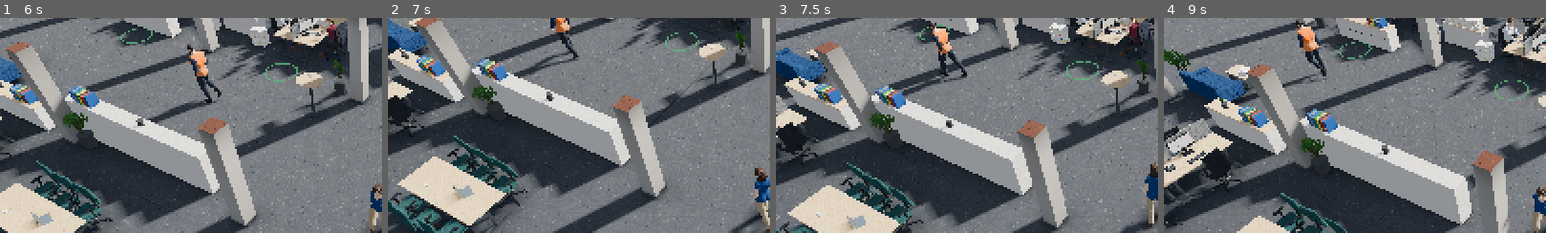
Above: before the commit, frames 1-4 (left to right).
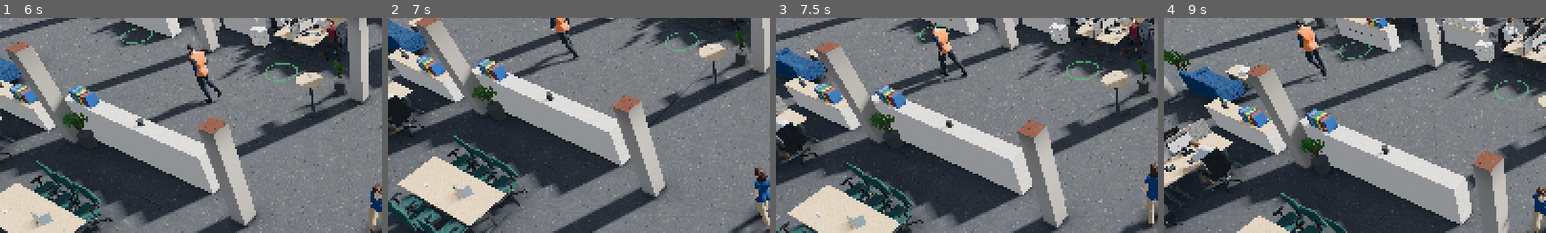
Above: after the commit, the same moments.

Repository: merijnschut98-cell/lean-factory-game
Game: Godot game, scene res://src/ui/title_menu.tscn
Two runs of this game, one before a commit and one after it. Both use one fixed random seed, a clock stepped at 60 frames per second and the inputs below.
Inputs (mouse positions are % of the whole screen's width and height, from its top left):
- Up to frame 1 (6 s): click "Nieuw spel" at 0.5 s; tap Enter at 1.25 s; move the mouse to (72, 45) at 1.27 s; hold D 1.28-2 s; tap 1 at 1.35 s; click (72, 45) at 1.42 s; tap Space at 1.52, 4.52 s; drag from (30, 55) to (45, 70) at 2.02 s; move the mouse to (60, 28) at 2.77 s; hold D 2.78-3.5 s; tap 3 at 2.85 s; drag from (45, 70) to (20, 35) at 3.52 s; move the mouse to (80, 65) at 4.27 s; hold A 4.28-5 s; tap 5 at 4.35 s; drag from (20, 35) to (35, 25) at 5.02 s; move the mouse to (55, 50) at 5.77 s; hold S from 5.78 s (still down); tap 7 at 5.85 s; click (55, 50) at 5.92 s
- Up to frame 2 (7 s): release S at 6.5 s; drag from (35, 25) to (30, 55) at 6.52 s
- Up to frame 3 (7.5 s): move the mouse to (72, 45) at 7.27 s; hold W from 7.28 s (still down); tap 9 at 7.35 s
- Up to frame 4 (9 s): tap Space at 7.52 s; release W at 8 s; drag from (30, 55) to (45, 70) at 8.02 s; move the mouse to (60, 28) at 8.77 s; hold S from 8.78 s (still down); tap E at 8.85 s
The pictures show only the part of the screen within x 0-50%, y 8-58%; the shares and areas given below are measured in that part.

Frame 1 is identical in both runs. In frame 2, 0.1% of the frame differs, in the area x 0-5%, y 35-53%; in frame 3, 0.3%; in frame 4, 1.0%, in the area x 0-15%, y 56-90%.

Commit message:
World: bodies for Rob and Thomas (D9 batch 2); customers need no desk
Rob Verhagen (inkoper) at the north bench of Aansluitingen, Thomas Visser
(accountmanager grootzakelijk) at the Congestiedesk, present once its room
opens. The body test skips customers reached by phone (customer_* archetype).

Co-Authored-By: Claude Opus 5.5 <noreply@anthropic.com>
Claude-Session: https://claude.ai/code/session_018C759XCCMetfCHDHUbymvT

Diff:
--- a/game/assets/characters/cast.json
+++ b/game/assets/characters/cast.json
@@ -134,6 +134,20 @@
                "hair_color": [150, 62, 36], "outfit": "shirt", "eye_color": [70, 90, 70],
                "colors": {"shirt": [236, 226, 200], "trousers": [36, 38, 46]}},
       "office": {"floor": "ground", "seat": "kcc13", "pose": "sit", "headset": true}
+    },
+    {
+      "id": "rob", "name": "Rob Verhagen", "role": "inkoper",
+      "look": {"sex": "m", "height": 1.79, "build": 0.55, "skin": [228, 184, 156], "hair_style": "buzz",
+               "hair_color": [150, 120, 84], "outfit": "shirt", "glasses": true, "eye_color": [80, 96, 110],
+               "stubble": 0.2, "colors": {"shirt": [210, 222, 236], "trousers": [96, 88, 76]}},
+      "office": {"seat": "klant0", "pose": "sit"}
+    },
+    {
+      "id": "thomas", "name": "Thomas Visser", "role": "accountmanager grootzakelijk",
+      "look": {"sex": "m", "height": 1.84, "build": 0.4, "skin": [236, 196, 170], "hair_style": "short",
+               "hair_color": [190, 150, 96], "outfit": "manager", "eye_color": [66, 108, 140],
+               "colors": {"blazer": [40, 56, 92], "shirt": [244, 244, 246], "trousers": [40, 44, 56]}},
+      "office": {"floor": "second", "seat": "congestion0", "pose": "sit"}
     }
   ]
 }
--- a/game/tests/test_office_people.gd
+++ b/game/tests/test_office_people.gd
@@ -228,8 +228,8 @@
 	assert_true(speakers.size() >= 4, "the talks of Act 0–II are read")
 	for id: String in speakers:
 		var person: PersonDef = office.session.people.persons.get(id)
-		if person == null or person.team == "monteurs":
-			continue   # the field crews come in for their missions (Henk, Ahmed: their own entries)
+		if person == null or person.team == "monteurs" or person.archetype.begins_with("customer"):
+			continue   # the field crews come in for their missions; customers are reached by phone
 		assert_false(_cast(id).get("office", {}).is_empty(), "%s has a place in the office's cast" % id)
 		assert_true(ResourceLoader.exists(CharacterModel.path(id)), "%s has a body" % id)
 	office.free()
@@ -237,7 +237,7 @@
 
 func test_the_new_rooms_have_their_people_on_their_floors() -> void:
 	var expected := {"esra": "ground", "kim": "ground", "saskia": "ground", "femke": "second", "frank": "second",
-		"rachid": "first", "linda": "first", "mieke": "first", "petra": "first"}
+		"rachid": "first", "linda": "first", "mieke": "first", "petra": "first", "rob": "first", "thomas": "second"}
 	for id: String in expected:
 		var spot: Dictionary = _cast(id).get("office", {})
 		assert_eq(str(spot.get("floor", "first")), expected[id], "%s's floor" % id)
@@ -298,6 +298,10 @@
 	assert_false(femke.visible, "Netstrategie still shut")
 	_take(office, "look_at_grid_study")
 	assert_true(femke.visible, "Netstrategie open: Femke")
+	var thomas := office.people.person("thomas")
+	assert_true(thomas != null and not thomas.visible, "Thomas's Congestiedesk still shut")
+	_take(office, "fix_unused_capacity")
+	assert_true(thomas.visible, "the Congestiedesk open: Thomas at congestion.intake")
 	office.free()
 
 
Binary file added: game/assets/characters/rob.glb
Not shown, added: game/assets/characters/rob.glb.import
Binary file added: game/assets/characters/thomas.glb
Not shown, added: game/assets/characters/thomas.glb.import
Not shown, changed: PLAN.md
